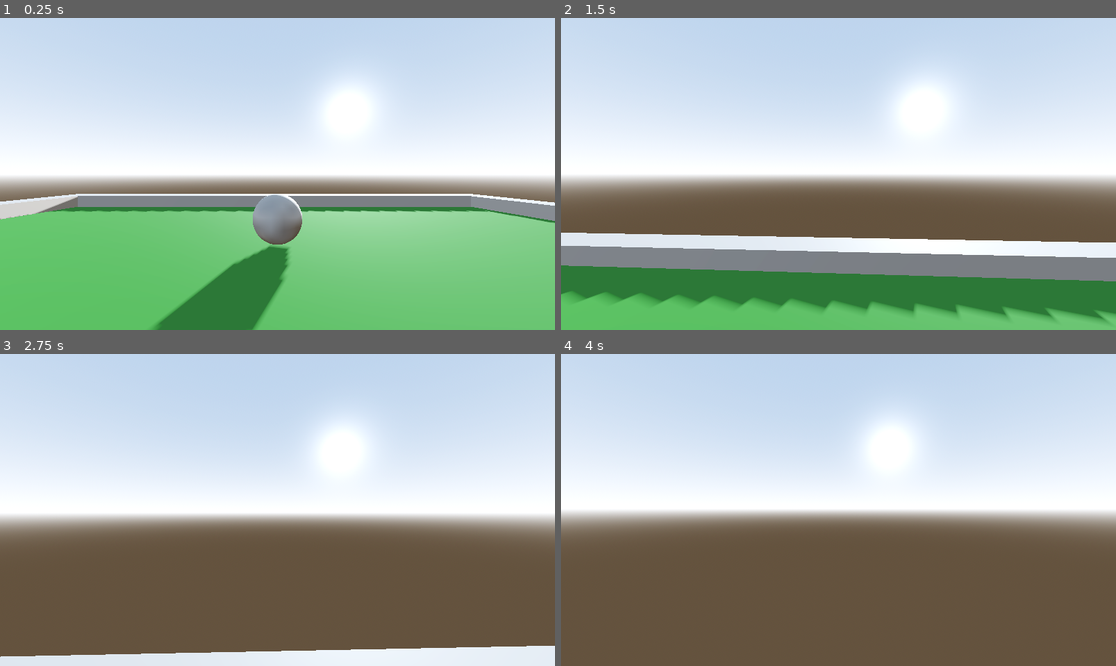
Above: before the commit, frames 1-4 (two rows, left to right).
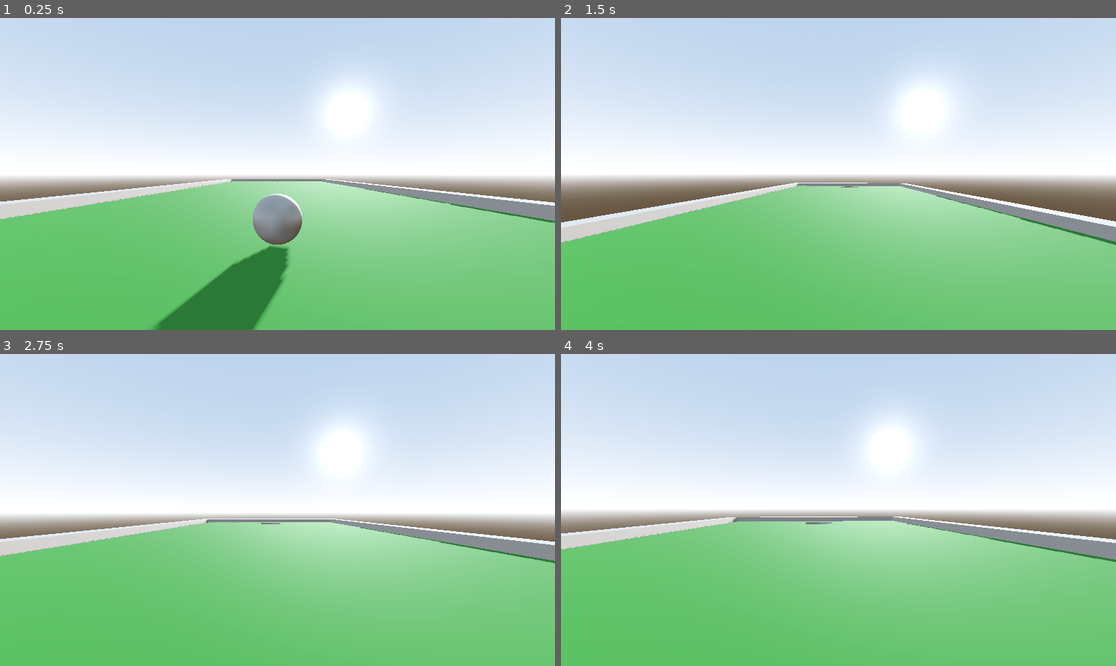
Above: after the commit, the same moments.

Repository: dylan-ryan/GodotGame
Game: Godot game, scene res://main.tscn
Two runs of this game, one before a commit and one after it. Both use one fixed random seed, a clock stepped at 60 frames per second and the inputs below.
Inputs (mouse positions are in pixels of both pictures, inside the frame that each line leads up to):
- Up to frame 1 (0.25 s): no input
- Up to frame 2 (1.5 s): move the mouse to (866, 174) at 0.52 s; press the mouse at (866, 174) at 0.53 s; hold W (move_forward) from 0.53 s (still down); tap Space (jump) at 0.77 s; move the mouse to (810, 174) at 1.27 s; release the mouse at (810, 174) at 1.28 s; click (810, 174) at 1.35 s
- Up to frame 3 (2.75 s): keep holding W (move_forward); tap Space (jump) at 1.52 s; move the mouse to (288, 503) at 2.02 s; press the mouse at (288, 503) at 2.03 s
- Up to frame 4 (4 s): keep holding W (move_forward); move the mouse to (832, 516) at 2.77 s; release the mouse at (832, 516) at 2.78 s; click (832, 516) at 2.85 s; tap Space (jump) at 3.02, 3.77 s; move the mouse to (877, 513) at 3.52 s; press the mouse at (877, 513) at 3.53 s

The runs differ from the first frame. In frame 1, 5.7% of the frame differs, in the area x 1-100%, y 51-72%; in frame 2, 35%; in frame 3, 44%; in frame 4, 45%, in the area x 0-100%, y 52-100%.

Commit message:
Edited main

Diff:
--- a/main.tscn
+++ b/main.tscn
@@ -16,9 +16,6 @@
 tonemap_mode = 2
 glow_enabled = true
 
-[sub_resource type="StandardMaterial3D" id="StandardMaterial3D_ig7tw"]
-albedo_color = Color(0.168627, 0.423529, 0.14902, 1)
-
 [sub_resource type="CapsuleMesh" id="CapsuleMesh_7dm0k"]
 
 [sub_resource type="CapsuleShape3D" id="CapsuleShape3D_7dm0k"]
@@ -30,6 +27,9 @@
 
 [sub_resource type="SphereMesh" id="SphereMesh_0xm2m"]
 
+[sub_resource type="StandardMaterial3D" id="StandardMaterial3D_ig7tw"]
+albedo_color = Color(0.168627, 0.423529, 0.14902, 1)
+
 [node name="main" type="Node3D"]
 
 [node name="WorldEnvironment" type="WorldEnvironment" parent="."]
@@ -38,28 +38,6 @@
 [node name="DirectionalLight3D" type="DirectionalLight3D" parent="."]
 transform = Transform3D(-0.945519, -0.0902848, 0.312799, 0, 0.960779, 0.277315, -0.325568, 0.262206, -0.908435, 0, 0, 0)
 shadow_enabled = true
-
-[node name="CSGBox3D" type="CSGBox3D" parent="."]
-transform = Transform3D(1, 0, 0, 0, 1, 0, 0, 0, 1, -0.15, 0, -0.3)
-use_collision = true
-size = Vector3(20, 0.03, 20)
-material = SubResource("StandardMaterial3D_ig7tw")
-
-[node name="CSGBox3D" type="CSGBox3D" parent="CSGBox3D"]
-transform = Transform3D(1, 0, 0, 0, 1, 0, 0, 0, 1, 0, 0, -9.5)
-size = Vector3(20, 1, 1)
-
-[node name="CSGBox3D2" type="CSGBox3D" parent="CSGBox3D"]
-transform = Transform3D(1, 0, 0, 0, 1, 0, 0, 0, 1, 0, 0, 9.5)
-size = Vector3(20, 1, 1)
-
-[node name="CSGBox3D3" type="CSGBox3D" parent="CSGBox3D"]
-transform = Transform3D(-4.37114e-08, 0, 1, 0, 1, 0, -1, 0, -4.37114e-08, 9.5, 0, 0)
-size = Vector3(20, 1, 1)
-
-[node name="CSGBox3D4" type="CSGBox3D" parent="CSGBox3D"]
-transform = Transform3D(-4.37114e-08, 0, 1, 0, 1, 0, -1, 0, -4.37114e-08, -9.5, 0, 0)
-size = Vector3(20, 1, 1)
 
 [node name="Player" type="CharacterBody3D" parent="."]
 script = ExtResource("2_0xm2m")
@@ -95,3 +73,33 @@
 
 [node name="MeshInstance3D" type="MeshInstance3D" parent="Ball/RigidBody3D/CollisionShape3D"]
 mesh = SubResource("SphereMesh_0xm2m")
+
+[node name="World" type="Node" parent="."]
+
+[node name="Wall" type="CSGBox3D" parent="World"]
+transform = Transform3D(1, 0, 0, 0, 1, 0, 0, 0, 1, -0.15, 0, -41.5384)
+size = Vector3(20, 1, 1)
+
+[node name="Wall2" type="CSGBox3D" parent="World"]
+transform = Transform3D(1, 0, 0, 0, 1, 0, 0, 0, 1, -0.15, 0, 9.2)
+size = Vector3(20, 1, 1)
+
+[node name="Wall3" type="CSGBox3D" parent="World"]
+transform = Transform3D(-4.37114e-08, 0, 1, 0, 1, 0, -1, 0, -4.37114e-08, 9.35, 0, -15.7844)
+size = Vector3(50.9689, 1, 1)
+
+[node name="Wall4" type="CSGBox3D" parent="World"]
+transform = Transform3D(-4.37114e-08, 0, 1, 0, 1, 0, -1, 0, -4.37114e-08, -9.65, 0, -16.0976)
+size = Vector3(51.5952, 1, 1)
+
+[node name="Ground" type="CSGBox3D" parent="World"]
+transform = Transform3D(1, 0, 0, 0, 1, 0, 0, 0, 1, -0.215033, -2.08698, -15.9682)
+use_collision = true
+size = Vector3(19.5556, 4.20396, 51.3364)
+material = SubResource("StandardMaterial3D_ig7tw")
+
+[node name="Hole" type="CSGCylinder3D" parent="World/Ground"]
+transform = Transform3D(1, 0, 0, 0, 1, 0, 0, 0, 1, 0.215033, 1.95857, -22.2068)
+operation = 2
+radius = 1.634
+height = 0.914917
